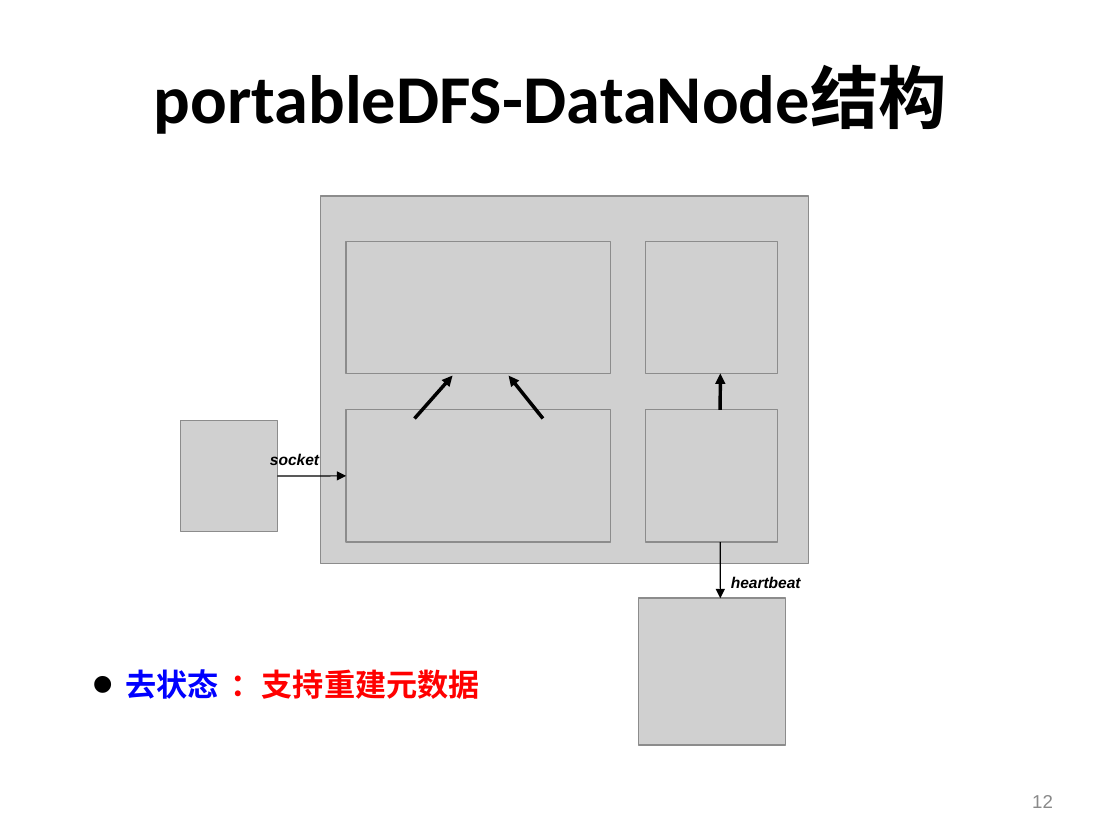
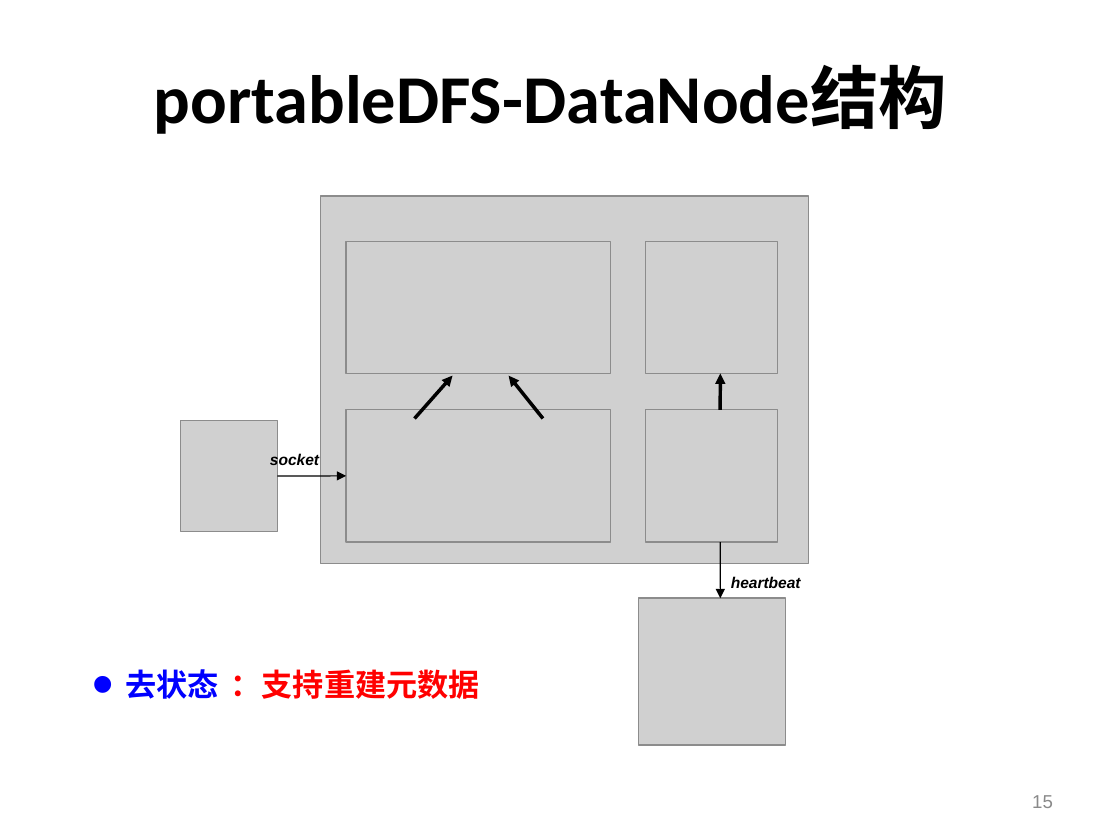
Before and after one commit to shtzr840329/mooon, a slide deck: slide 15 of applications/lightfs/doc/portableDFS-可便携的分布式文件系统.ppt (slide 12 before the commit). Drawn at 1120x840 pixels with LibreOffice and Linux fonts; fonts in the diff are those of the drawing; grey boxes stand for pictures; background and template pictures are left out. Boxes give left, top, right and bottom in pixels: in the first picture for what was removed or moved away, otherwise in the second. Text is boxed around its words. In the diff, an @@ line names an element or a change of style, - is before the commit and + after.

```diff
--- a/applications/lightfs/doc/portableDFS-可便携的分布式文件系统.ppt
+++ b/applications/lightfs/doc/portableDFS-可便携的分布式文件系统.ppt
@@ text "去状态" at (125,669,218,699): bullet colour #000000 to #0000FF @@
@@ page number at (1032,795,1053,808): text changed @@
-12
+15
```
Also in this commit, not shown: 15 other slides changed, 4 slides added, 4 other files.
